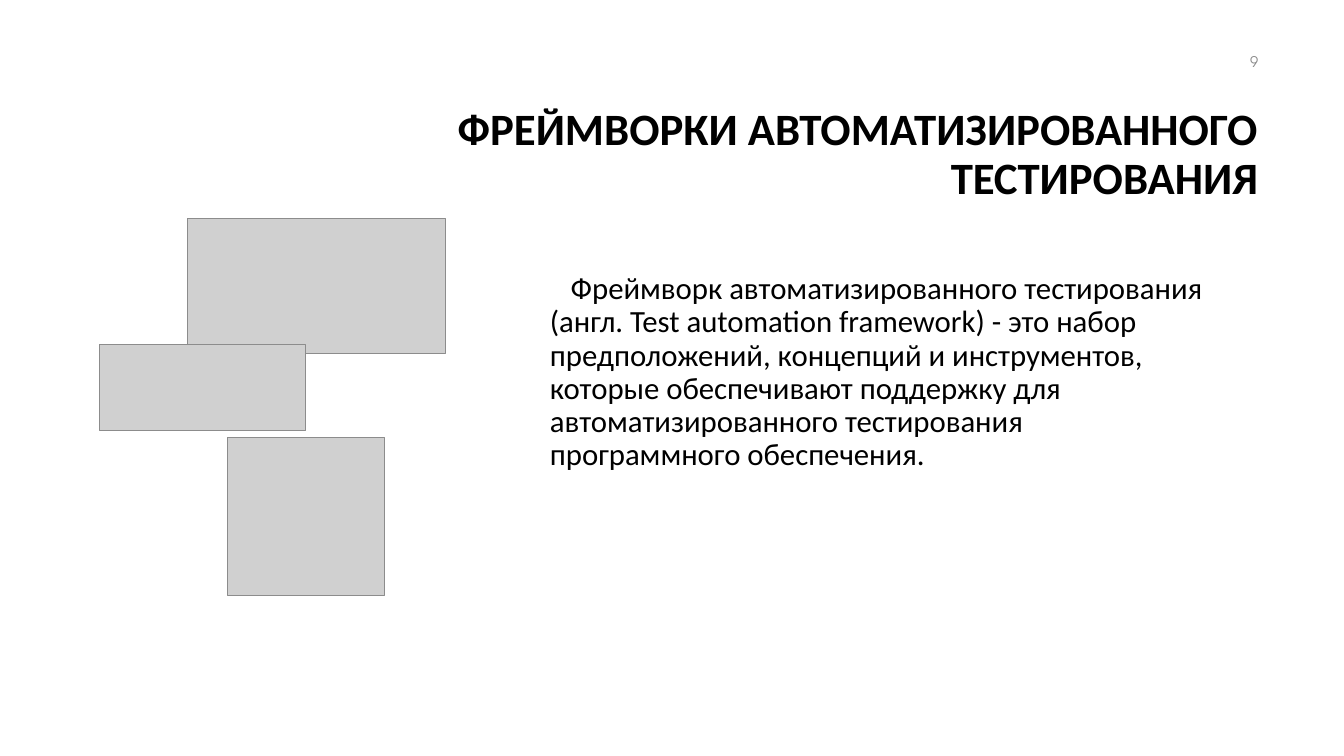
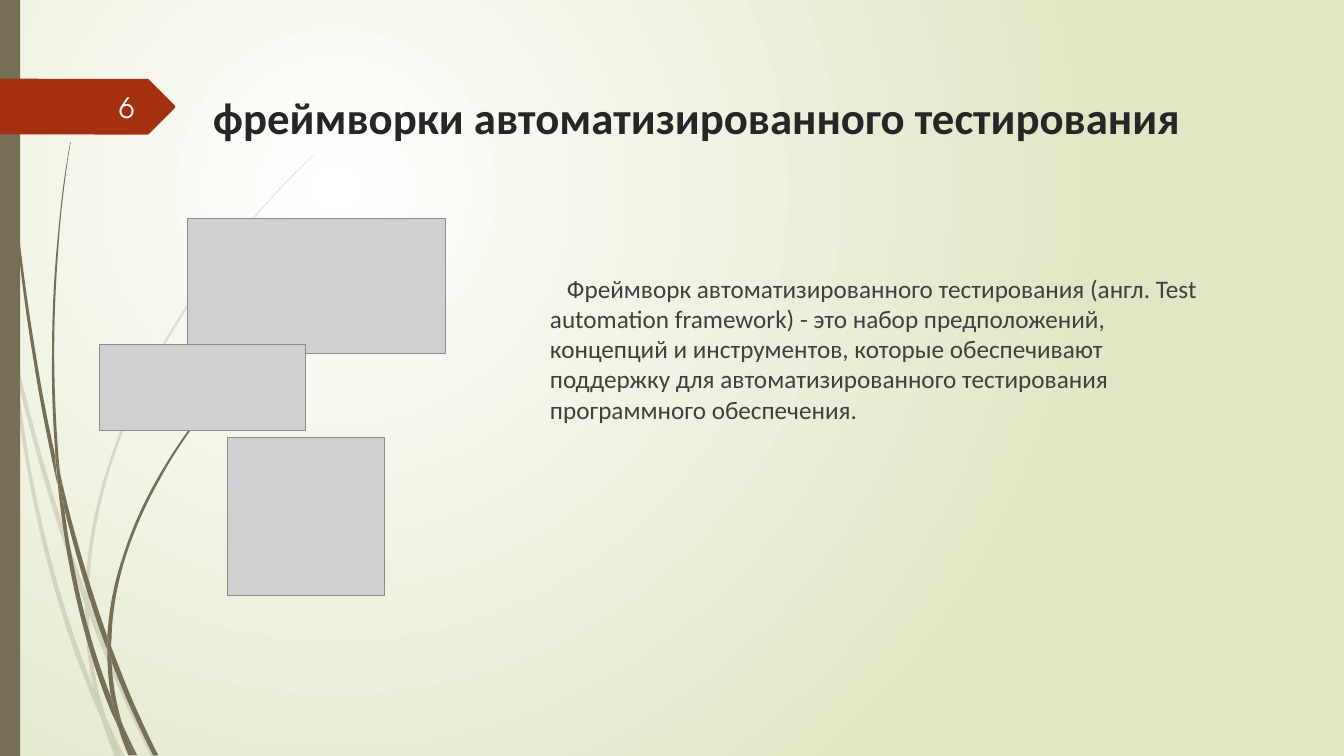
Before and after one commit to Sergeygaan/Lab1, a slide deck: slide 6 of Презентация.pptx (slide 9 before the commit). Drawn at 1344x756 pixels with LibreOffice and Linux fonts; fonts in the diff are those of the drawing; grey boxes stand for pictures; background and template pictures are left out. Boxes give left, top, right and bottom in pixels: in the first picture for what was removed or moved away, otherwise in the second. Text is boxed around its words. In the diff, an @@ line names an element or a change of style, - is before the commit and + after.

```diff
--- a/Презентация.pptx
+++ b/Презентация.pptx
@@ background #FFFFFF to gradient #FFFFFF to #DFE8C4 @@
@@ rectangle added at [0, 0, 20, 756], fill #766F54 @@
@@ page number removed at [1250, 56, 1258, 67] @@
-9
@@ freeform shape added at [0, 79, 175, 134], fill #A53010 @@
@@ title "фреймворки автоматизированного тестирования" at [213, 103, 1180, 142]: vertical alignment middle to top @@
@@ page number added at [119, 97, 135, 119], 20 pt, text #FEFFFF @@
+6
@@ title at [213, 103, 1180, 142]: text changed; text colour #000000 to #262626 @@
-ФРЕЙМВОРКИ АВТОМАТИЗИРОВАННОГО ТЕСТИРОВАНИЯ
+фреймворки автоматизированного тестирования
@@ text "Фреймворк автоматизированного тестирования (англ. Test ..." at [550, 280, 1197, 423]: size 22 to 18 pt, text colour #000000 to #404040; line spacing 0.9 to 1 @@
@@ group added at [0, 154, 315, 756]: 10 freeform shapes @@
@@ group added at [3, 0, 262, 756]: 12 freeform shapes @@
```
Also in this commit, not shown: 8 other slides changed, 3 slides added, 4 slides removed, 3 other files.
